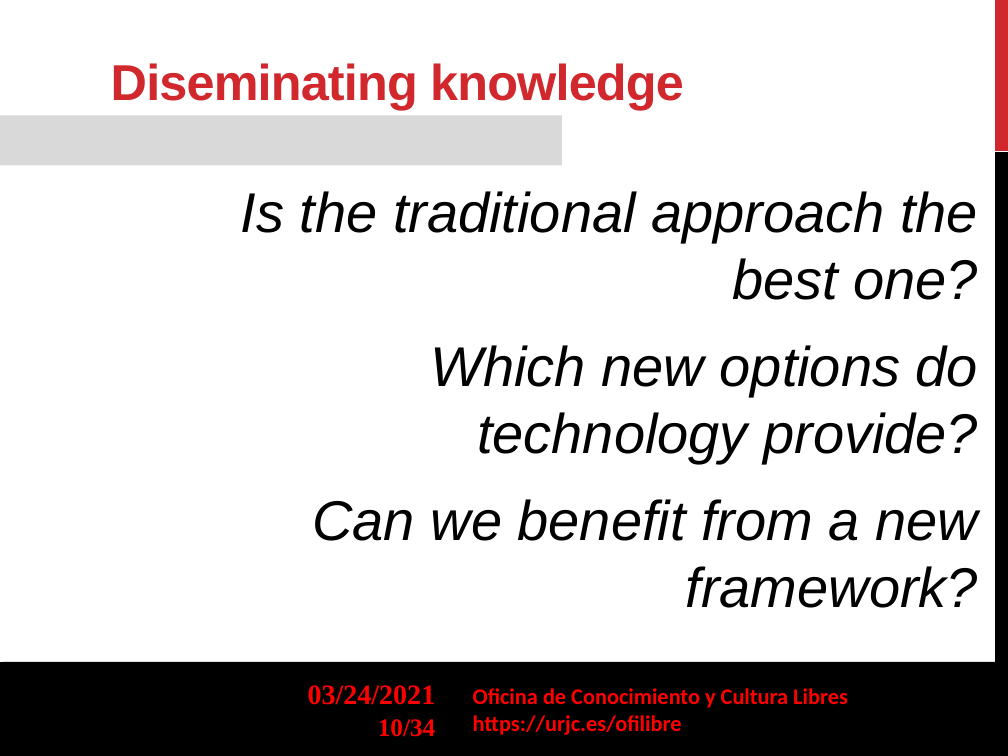
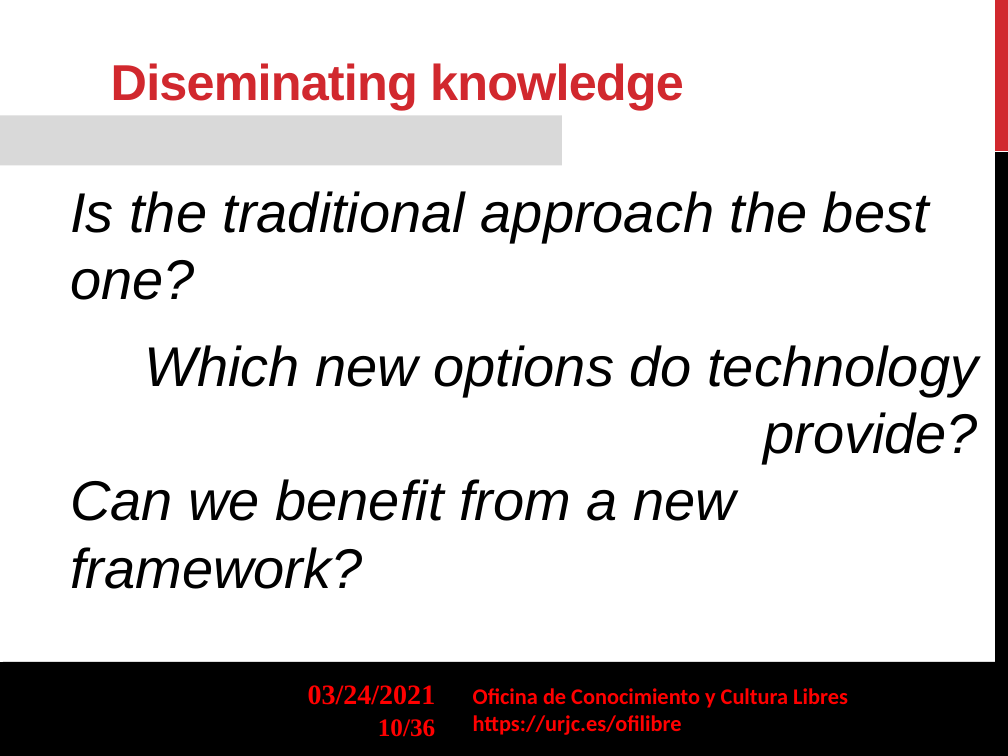
Before and after one commit to gabrielIzquierdo/OfiLibreGabri.github.io, a slide deck: slide 10 of transpas/ofilibre/Ofilibre-presentacion-en.odp. Drawn at 1008x756 pixels with LibreOffice and Linux fonts; fonts in the diff are those of the drawing; background and template pictures are left out. Boxes give left, top, right and bottom in pixels: in the first picture for what was removed or moved away, otherwise in the second. Text is boxed around its words. In the diff, an @@ line names an element or a change of style, - is before the commit and + after.

```diff
--- a/transpas/ofilibre/Ofilibre-presentacion-en.odp
+++ b/transpas/ofilibre/Ofilibre-presentacion-en.odp
@@ text "Is the traditional approach the ...": place and size @@
-text "Is the traditional approach the ..." at [241, 191, 978, 608]
+text "Is the traditional approach the ..." at [70, 191, 978, 589]
@@ text at [70, 191, 929, 589]: alignment right to left; less space between paragraphs @@
@@ page number at [378, 719, 435, 737]: text changed @@
-10/34
+10/36
```
Also in this commit, not shown: 2 other slides changed, 2 slides added, 1 other file.
